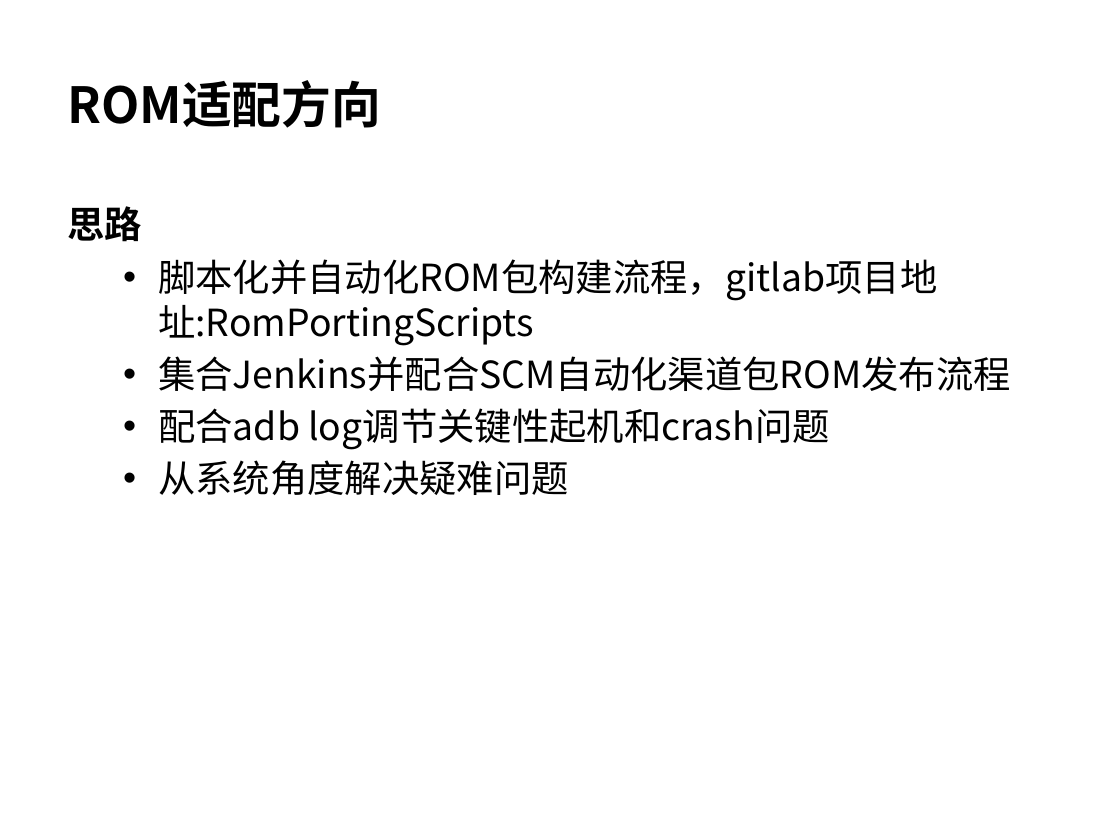
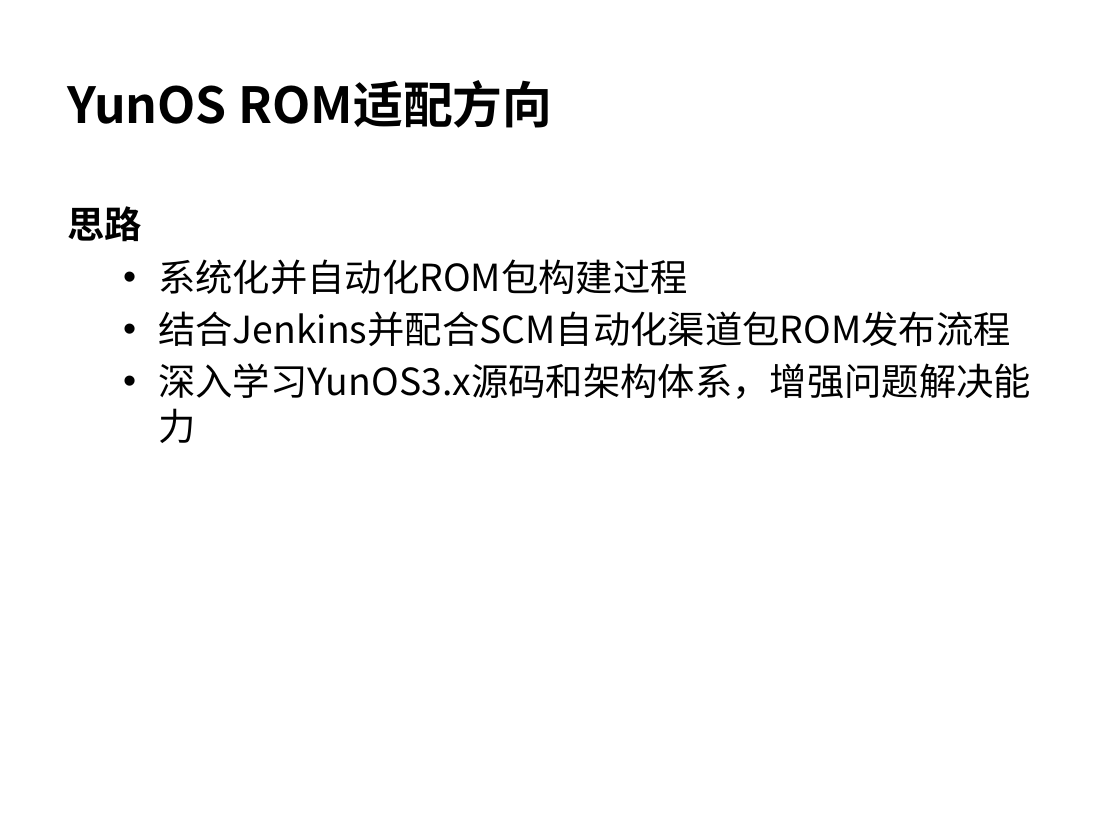
Before and after one commit to wangzhengyi/WangZhengyi, a slide deck: slide 5 of promote/2016-promote-p6.pptx (slide 11 before the commit). Drawn at 1120x840 pixels with LibreOffice and Linux fonts; fonts in the diff are those of the drawing. Boxes give left, top, right and bottom in pixels: in the first picture for what was removed or moved away, otherwise in the second. Text is boxed around its words. In the diff, an @@ line names an element or a change of style, - is before the commit and + after.

```diff
--- a/promote/2016-promote-p6.pptx
+++ b/promote/2016-promote-p6.pptx
@@ title at bbox=[67, 80, 552, 128]: text changed @@
-ROM适配方向
+YunOS ROM适配方向
@@ text at bbox=[158, 259, 1031, 443]: text changed @@
-  • 脚本化并自动化ROM包构建流程，gitlab项目地址:RomPortingScripts
-  • 集合Jenkins并配合SCM自动化渠道包ROM发布流程
-  • 配合adb log调节关键性起机和crash问题
-  • 从系统角度解决疑难问题
+  • 系统化并自动化ROM包构建过程
+  • 结合Jenkins并配合SCM自动化渠道包ROM发布流程
+  • 深入学习YunOS3.x源码和架构体系，增强问题解决能力
```
Also in this commit, not shown: 9 other slides changed.
